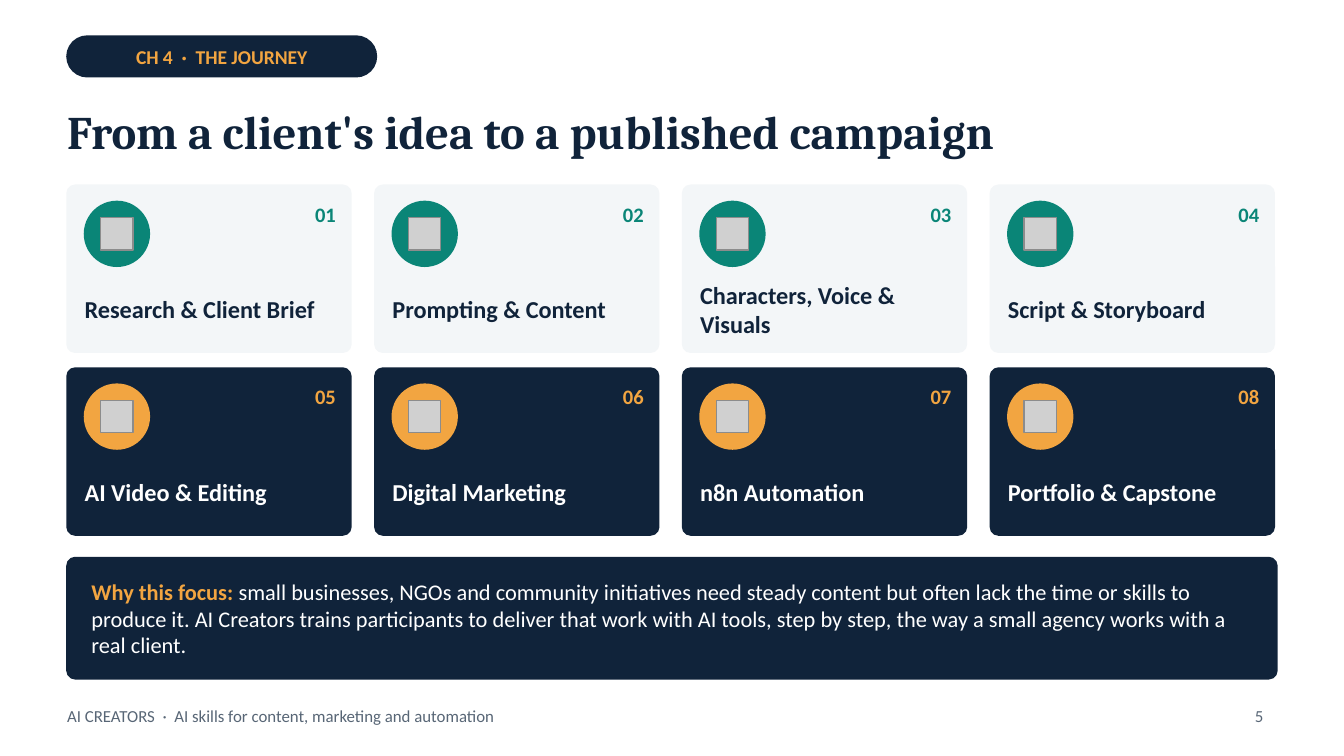
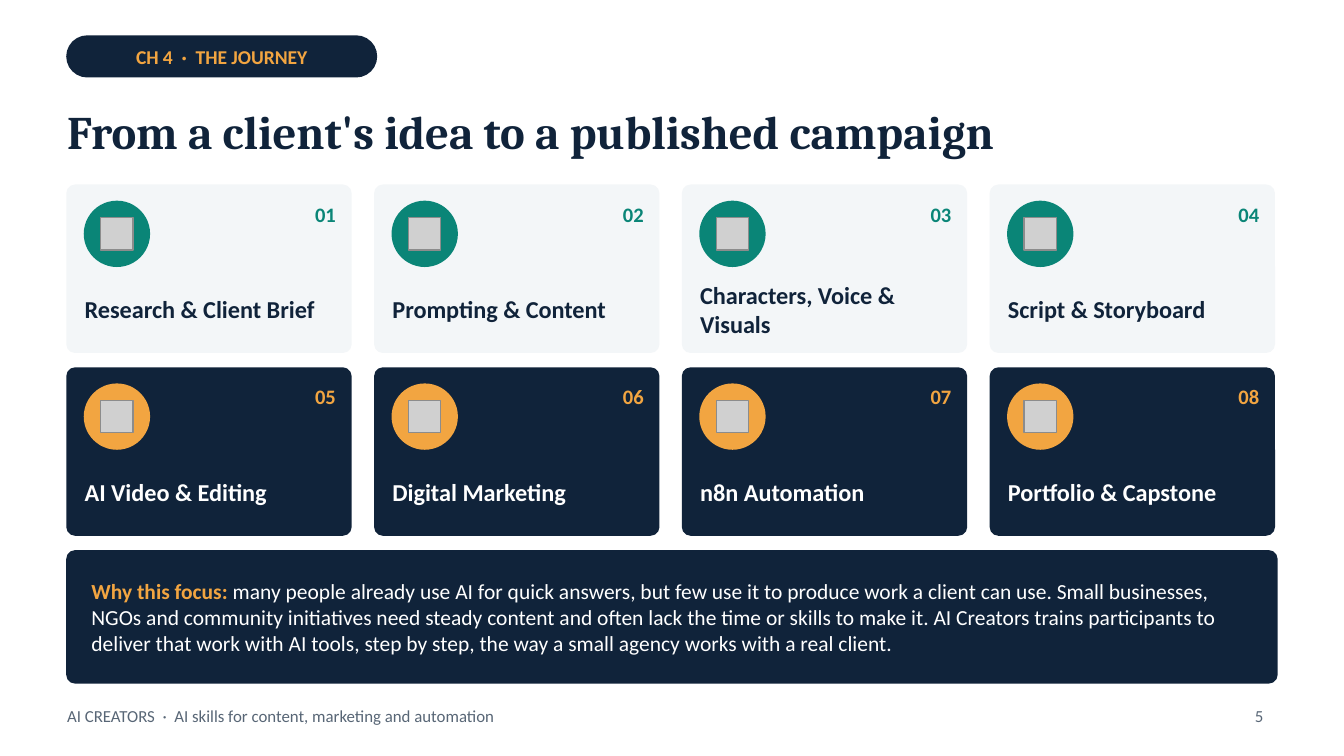
Before and after one commit to Ahmadhj4/Ahmadhj4, a slide deck: slide 5 of training-package/05_HIKAYA_format/AI_Creators_Proposal_EN.pptx. Drawn at 1344x756 pixels with LibreOffice and Linux fonts; fonts in the diff are those of the drawing; grey boxes stand for pictures; background and template pictures are left out. Boxes give left, top, right and bottom in pixels: in the first picture for what was removed or moved away, otherwise in the second. Text is boxed around its words. In the diff, an @@ line names an element or a change of style, - is before the commit and + after.

```diff
--- a/training-package/05_HIKAYA_format/AI_Creators_Proposal_EN.pptx
+++ b/training-package/05_HIKAYA_format/AI_Creators_Proposal_EN.pptx
@@ rounded rectangle: place and size @@
-rounded rectangle at (67,558,1277,679)
+rounded rectangle at (67,551,1277,683)
@@ rounded rectangle at (67,551,1277,683): proportions changed @@
@@ text at (91,584,1215,655): text changed; size 12 to 11.5 pt @@
-Why this focus: small businesses, NGOs and community initiatives need steady content but often lack the time or skills to produce it. AI Creators trains participants to deliver that work with AI tools, step by step, the way a small agency works with a real client.
+Why this focus: many people already use AI for quick answers, but few use it to produce work a client can use. Small businesses, NGOs and community initiatives need steady content and often lack the time or skills to make it. AI Creators trains participants to deliver that work with AI tools, step by step, the way a small agency works with a real client.
```
Also in this commit, not shown: 7 other slides changed, 3 slides added, 3 slides removed, 2 other files.
